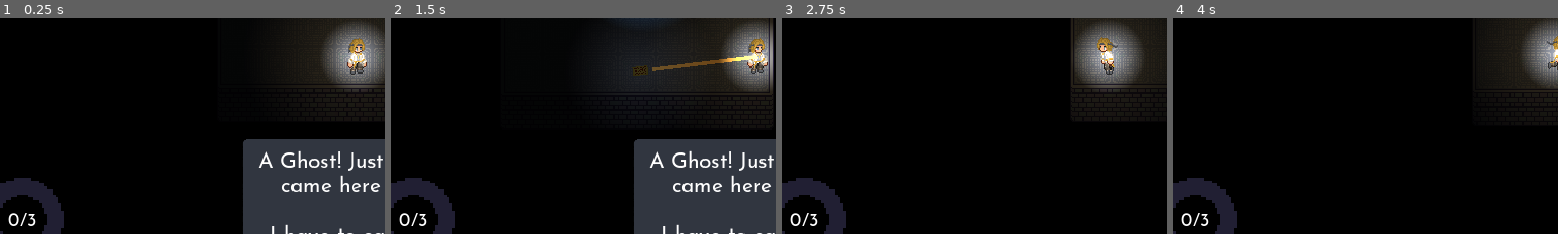
Above: before the commit, frames 1-4 (left to right).
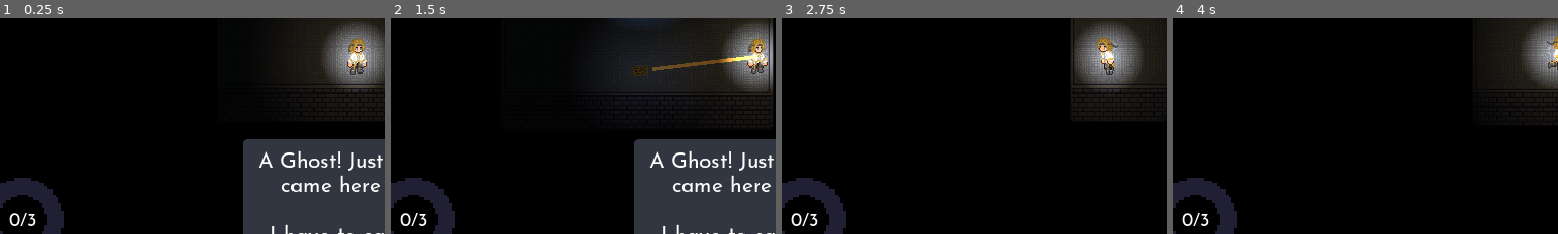
Above: after the commit, the same moments.

Repository: junyynyyn/Summer-Jam-2024
Game: Godot game, scene res://Scenes/Levels/Level1.tscn
Two runs of this game, one before a commit and one after it. Both use one fixed random seed, a clock stepped at 60 frames per second and the inputs below. This scene is started directly instead of the project's main scene.
Inputs (mouse positions are % of the whole screen's width and height, from its top left):
- Up to frame 1 (0.25 s): no input
- Up to frame 2 (1.5 s): tap E at 0.5 s; move the mouse to (72, 45) at 0.52 s; hold D (right) 0.53-1.25 s; click (72, 45) at 0.6 s; tap W (up) at 0.77 s; tap Enter at 1.25 s; drag from (29, 56) to (54, 50) at 1.27 s
- Up to frame 3 (2.75 s): tap Enter at 2 s; move the mouse to (60, 28) at 2.02 s; hold A (left) from 2.03 s (still down); tap R at 2.1 s
- Up to frame 4 (4 s): release A (left) at 2.75 s; drag from (44, 71) to (18, 35) at 2.77 s; move the mouse to (81, 66) at 3.52 s; hold D (right) from 3.53 s (still down); tap E at 3.6 s; tap W (up) at 3.77 s
The pictures show only the part of the screen within x 3-53%, y 42-91%; the shares and areas given below are measured in that part.

The runs differ from the first frame. In frame 1, 0.1% of the frame differs, in the area x 2-6%, y 90-97%; in frame 2, 0.1%; in frame 3, 0.1%; in frame 4, 0.1%.

Commit message:
final changes again

Diff:
--- a/UniMelb Game Jam/Audio/Teleport.tscn
+++ b/UniMelb Game Jam/Audio/Teleport.tscn
@@ -4,4 +4,5 @@
 
 [node name="AudioStreamPlayer" type="AudioStreamPlayer"]
 stream = ExtResource("1_hq01k")
+volume_db = -20.085
 bus = &"Sound Effects"
--- /dev/null
+++ b/UniMelb Game Jam/Audio/background_music.gd
@@ -0,0 +1,5 @@
+extends AudioStreamPlayer
+
+
+func _on_finished():
+	self.playing = true
--- a/UniMelb Game Jam/Audio/background_music.tscn
+++ b/UniMelb Game Jam/Audio/background_music.tscn
@@ -1,9 +1,13 @@
-[gd_scene load_steps=2 format=3 uid="uid://bbq25uwlplk1x"]
+[gd_scene load_steps=3 format=3 uid="uid://bbq25uwlplk1x"]
 
 [ext_resource type="AudioStream" uid="uid://cgrvlahecy2do" path="res://Audio/Halloween Funk Party - WavebeatsMusic.mp3" id="1_p1tv3"]
+[ext_resource type="Script" path="res://Audio/background_music.gd" id="2_iwm5p"]
 
 [node name="BackgroundMusic" type="AudioStreamPlayer"]
 process_mode = 3
 stream = ExtResource("1_p1tv3")
 autoplay = true
 bus = &"Music"
+script = ExtResource("2_iwm5p")
+
+[connection signal="finished" from="." to="." method="_on_finished"]
--- a/UniMelb Game Jam/Scenes/Levels/Level.tscn
+++ b/UniMelb Game Jam/Scenes/Levels/Level.tscn
@@ -39,6 +39,7 @@
 [node name="GrappleThrowNoise" type="AudioStreamPlayer2D" parent="Audio"]
 unique_name_in_owner = true
 stream = ExtResource("7_pvjju")
+volume_db = 21.975
 bus = &"Sound Effects"
 
 [node name="PlayerResources" type="Node2D" parent="."]
--- a/UniMelb Game Jam/Scenes/Menus/Level Select.tscn
+++ b/UniMelb Game Jam/Scenes/Menus/Level Select.tscn
@@ -84,9 +84,9 @@
 anchor_top = 1.053
 anchor_right = 0.977
 anchor_bottom = 1.989
-offset_top = -0.218994
-offset_right = 0.495972
-offset_bottom = 0.253052
+offset_top = 682.125
+offset_right = 1126.0
+offset_bottom = 1289.13
 grow_horizontal = 2
 grow_vertical = 2
 script = ExtResource("1_vom47")
--- a/UniMelb Game Jam/Scenes/ui.tscn
+++ b/UniMelb Game Jam/Scenes/ui.tscn
@@ -209,13 +209,15 @@
 
 [node name="Label" type="Label" parent="GhostCounter"]
 layout_mode = 0
-offset_left = 44.0
+offset_left = 38.0
 offset_top = 53.0
-offset_right = 84.0
+offset_right = 92.0
 offset_bottom = 80.0
 theme_override_fonts/font = ExtResource("7_8nccg")
 theme_override_font_sizes/font_size = 26
 text = "0/5"
+horizontal_alignment = 1
+vertical_alignment = 1
 
 [node name="FinishScreen" type="Control" parent="."]
 unique_name_in_owner = true
